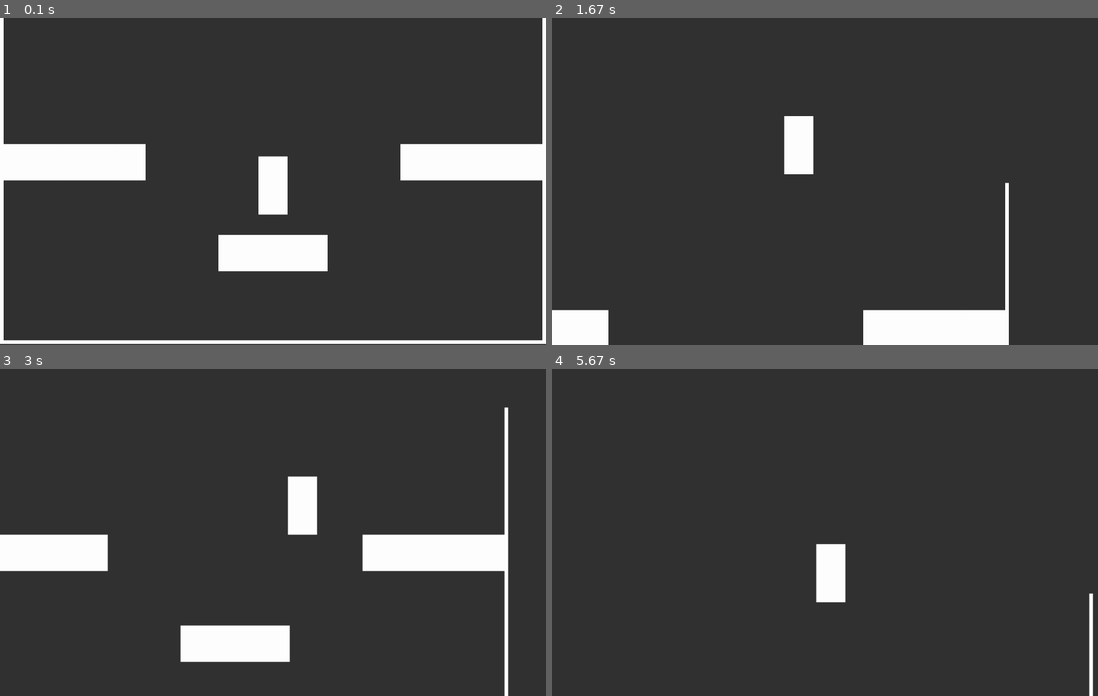
Above: before the commit, frames 1-4 (two rows, left to right).
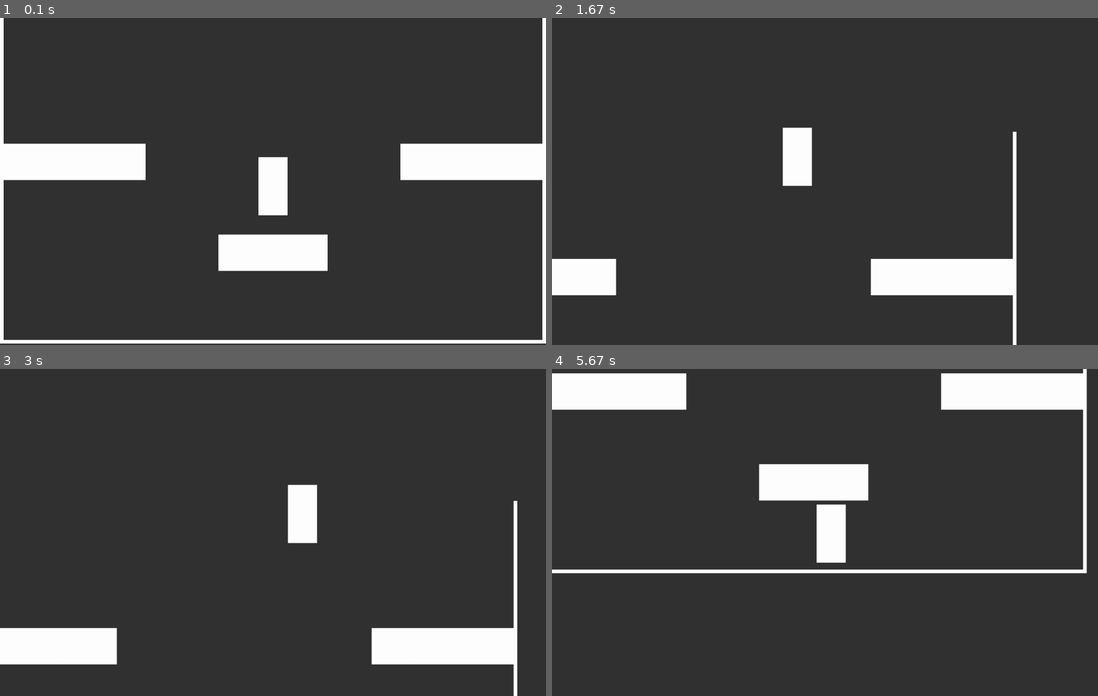
Above: after the commit, the same moments.

Repository: z4okolatka/PyGame-project
Game: pygame game, started from main.py
The game is run twice, just before and just after one commit, with the same random seed, the same clock (stepped at 60 frames per second) and the same inputs.
Inputs:
- Up to frame 1 (0.1 s): no input
- Up to frame 2 (1.67 s): hold D 0.33-0.8 s; hold D 0.83-1.3 s; tap Space at 0.9, 1.2, 1.4 s; hold A from 1.33 s (still down)
- Up to frame 3 (3 s): tap Space at 1.7, 1.97, 2.27, 2.4, 2.7 s; release A at 1.87 s; hold A 1.9-2.3 s; hold D 2.33-2.97 s
- Up to frame 4 (5.67 s): hold A 3-3.47 s; tap Space at 3.07, 3.37, 3.57, 3.87, 4.07, 4.37, 4.57, 4.87, 5.13, 5.43, 5.57 s; hold D 3.5-3.97 s; hold D 4-4.47 s; hold A 4.5-5.03 s; hold A 5.07-5.47 s; hold D from 5.5 s (still down)

The runs differ from the first frame. In frame 1, 1.3% of the frame differs, in the area x 0-100%, y 38-100%; in frame 2, 9.4%; in frame 3, 14%, in the area x 0-95%, y 11-100%; in frame 4, 11%.

Commit message:
pixel perfect jump

Diff:
--- a/src/classes/player.py
+++ b/src/classes/player.py
@@ -33,8 +33,8 @@
         self.vx_acceleration = settings.PLAYER_HORIZONTAL_ACCELERATION
 
         self.max_vy = settings.PLAYER_MAX_VERTICAL_SPEED
-        self.gravity = settings.PLAYER_VERTICAL_ACCELERATION
-        self.jump_speed = settings.PLAYER_JUMP_SPEED
+        self.gravity = settings.PLAYER_FALL_ACCELERATION
+        self.jump_initial_speed = settings.PLAYER_JUMP_INITIAL_SPEED
         self.max_jump_num = settings.PLAYER_MAX_JUMP_NUM
         self.jump_num = self.max_jump_num
 
@@ -67,24 +67,24 @@
         if self.keydown(pg.K_d, keyboard) or self.keydown(pg.K_a, keyboard):
             self.vx = 0
         if keyboard[pg.K_d]:
-            self.vx += self.vx_acceleration * self.game.deltatime
+            self.vx += self.vx_acceleration
         if keyboard[pg.K_a]:
-            self.vx -= self.vx_acceleration * self.game.deltatime
+            self.vx -= self.vx_acceleration
         if not keyboard[pg.K_a] and not keyboard[pg.K_d] and self.vx:
             if self.vx < 0:
-                self.vx += self.vx_acceleration * self.game.deltatime
+                self.vx += self.vx_acceleration
             else:
-                self.vx -= self.vx_acceleration * self.game.deltatime
-            if abs(self.vx) < 1:
+                self.vx -= self.vx_acceleration
+            if abs(self.vx) <= self.vx_acceleration:
                 self.vx = 0
 
     def normalize_horizontal_speed(self):
-        if abs(self.vx) >= self.max_vx * self.game.deltatime:
+        if abs(self.vx) >= self.max_vx:
             self.vx /= abs(self.vx)
-            self.vx *= self.max_vx * self.game.deltatime
+            self.vx *= self.max_vx
 
     def move_x(self):
-        self.x += self.vx
+        self.x += self.vx * self.game.deltatime
         self.rect.x = round(self.x)
 
     def horizontal_collision(self):
@@ -93,31 +93,27 @@
                 if self.rect.centerx <= sprite.rect.centerx and self.vx > 0:
                     self.right = sprite.rect.left
                     self.vx = 0
-                    break
                 elif self.rect.centerx > sprite.rect.centerx and self.vx < 0:
                     self.left = sprite.rect.right
                     self.vx = 0
-                    break
+                break
 
         self.rect.x = round(self.x)
 
     def vertical_movement(self, keyboard):
         if self.keydown(pg.K_SPACE, keyboard) and self.jump_num:
-            self._jump_height = self.y
-            self.vy = self.jump_speed * -1 * self.game.deltatime
+            self.vy = -self.jump_initial_speed
             self.jump_num -= 1
         self.vy += self.gravity * self.game.deltatime
 
     def normalize_vertical_speed(self):
-        if abs(self.vy) >= self.max_vy * self.game.deltatime:
+        if abs(self.vy) >= self.max_vy:
             self.vy /= abs(self.vy)
-            self.vy *= self.max_vy * self.game.deltatime
+            self.vy *= self.max_vy
 
     def move_y(self):
-        self.y += self.vy
-        if self.vy > 0 and self._jump_height:
-            # print(self.y - self._jump_height)
-            self._jump_height = 0
+        self.y += self.vy * self.game.deltatime
+        self.vy += self.gravity * self.game.deltatime
         self.rect.y = round(self.y)
 
     def vertical_collision(self):
@@ -127,11 +123,10 @@
                     self.vy = 0
                     self.bottom = sprite.rect.top
                     self.jump_num = self.max_jump_num
-                    break
                 elif self.rect.centery > sprite.rect.centery and self.vy < 0:
                     self.vy = 0
                     self.top = sprite.rect.bottom
-                    break
+                break
 
         self.rect.y = round(self.y)
 
--- a/src/setting.py
+++ b/src/setting.py
@@ -8,7 +8,7 @@
 PLAYER_MAX_HORIZONTAL_SPEED = 500
 PLAYER_HORIZONTAL_ACCELERATION = .3 * PLAYER_MAX_HORIZONTAL_SPEED
 
-PLAYER_MAX_VERTICAL_SPEED = 2000
-PLAYER_VERTICAL_ACCELERATION = 25
-PLAYER_JUMP_SPEED = 1200
+PLAYER_MAX_VERTICAL_SPEED = 2500
+PLAYER_FALL_ACCELERATION = 2000
+PLAYER_JUMP_INITIAL_SPEED = 1200
 PLAYER_MAX_JUMP_NUM = 3
